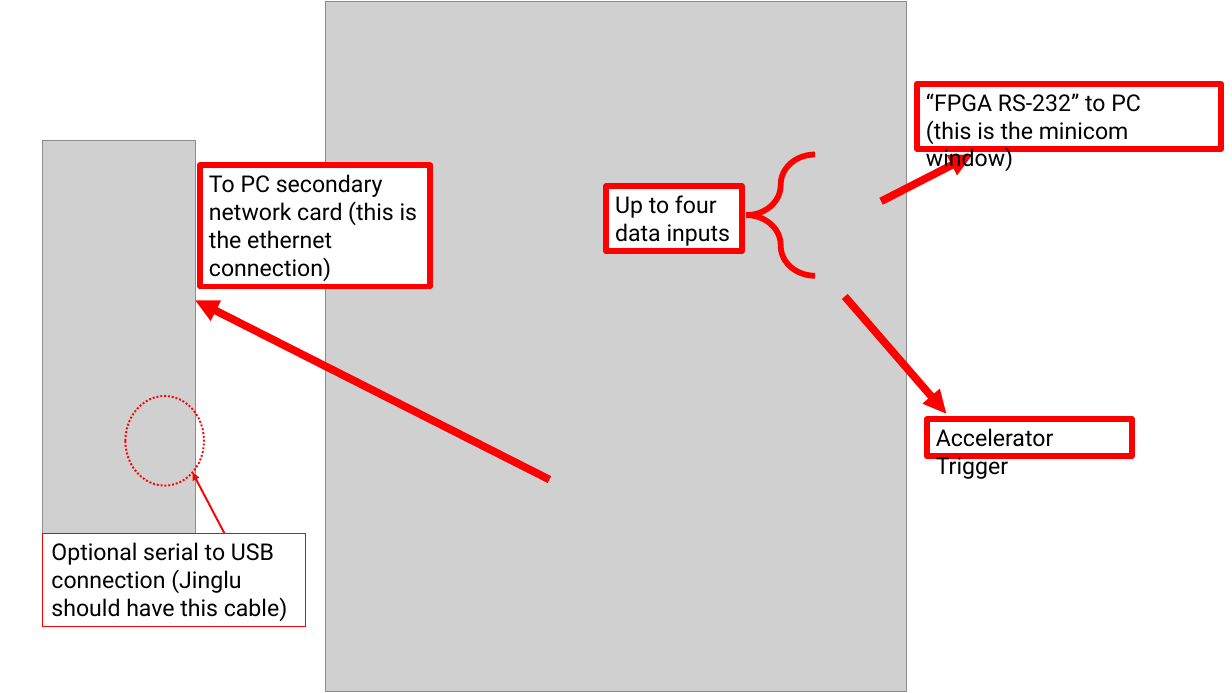
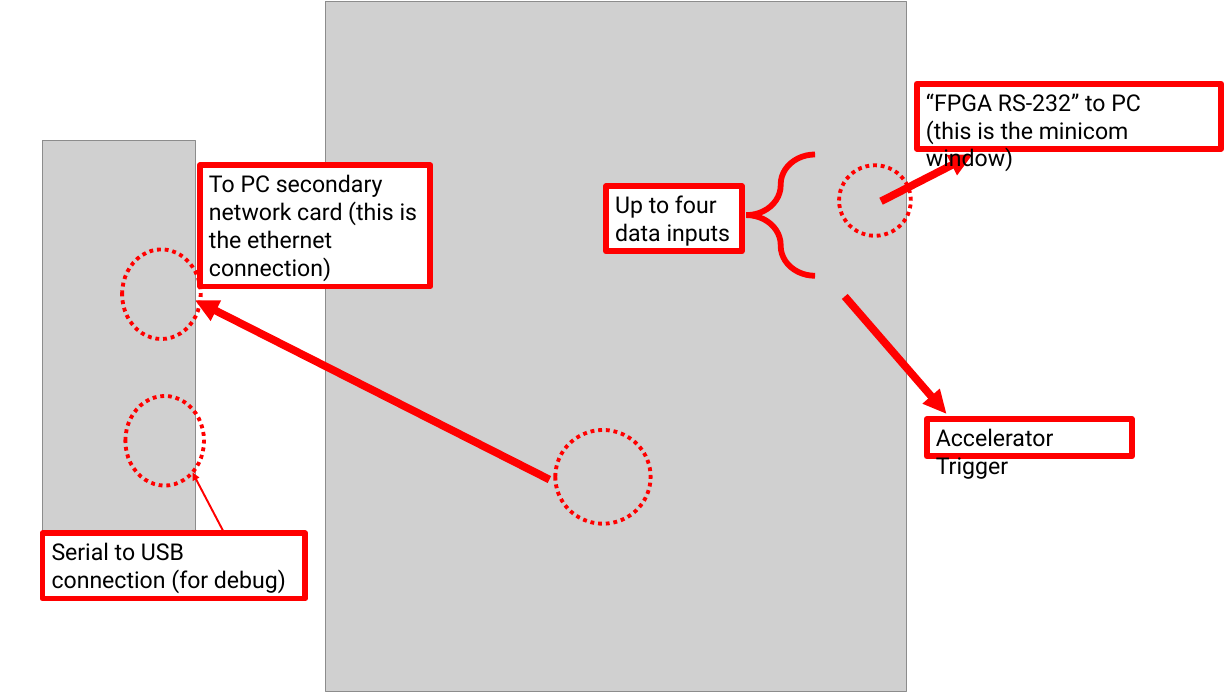
Before and after one commit to prebys/mu2e_UEM_firmware, a slide deck: slide 1 of documentation_texts/utca_crate_setup.pptx. Drawn at 1232x693 pixels with LibreOffice and Linux fonts; fonts in the diff are those of the drawing; grey boxes stand for pictures. Boxes give left, top, right and bottom in pixels: in the first picture for what was removed or moved away, otherwise in the second. Text is boxed around its words. In the diff, an @@ line names an element or a change of style, - is before the commit and + after.

```diff
--- a/documentation_texts/utca_crate_setup.pptx
+++ b/documentation_texts/utca_crate_setup.pptx
@@ ellipse added at [839,165,911,236], outline #FF0000 3 pt dashed @@
@@ ellipse added at [122,250,201,339], outline #FF0000 3 pt dashed @@
@@ ellipse at [126,396,204,486]: outline #FF0000 1.5 pt dashed to #FF0000 3 pt dashed @@
@@ ellipse added at [555,430,651,523], outline #FF0000 3 pt dashed @@
@@ rectangle "Serial to USB connection (for ...": place and size @@
-rectangle "Serial to USB connection (for ..." at [43,533,306,627]
+rectangle "Serial to USB connection (for ..." at [43,533,306,599]
@@ rectangle "Serial to USB connection (for ..." at [43,533,306,599]: fill none to #FFFFFF; outline #FF0000 0.75 pt to #FF0000 4.5 pt @@
@@ text in rectangle at [52,542,286,593]: text changed @@
-Optional serial to USB connection (Jinglu should have this cable)
+Serial to USB connection (for debug)
```
Also in this commit, not shown: 9 other files.
